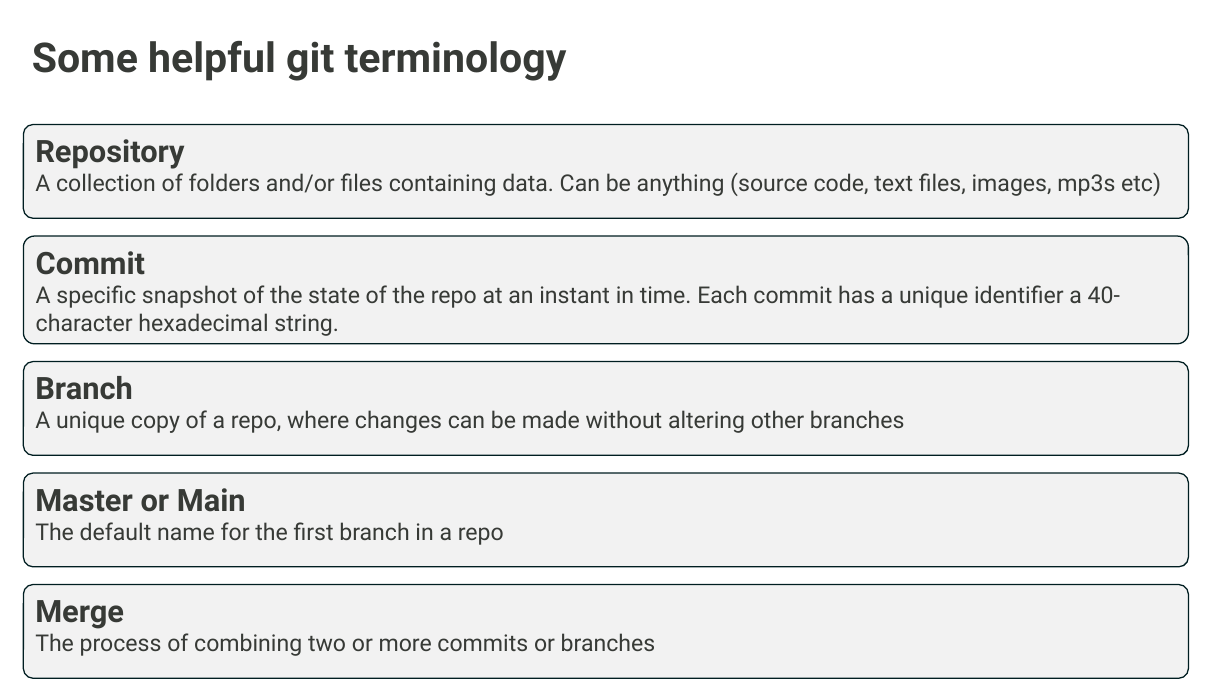
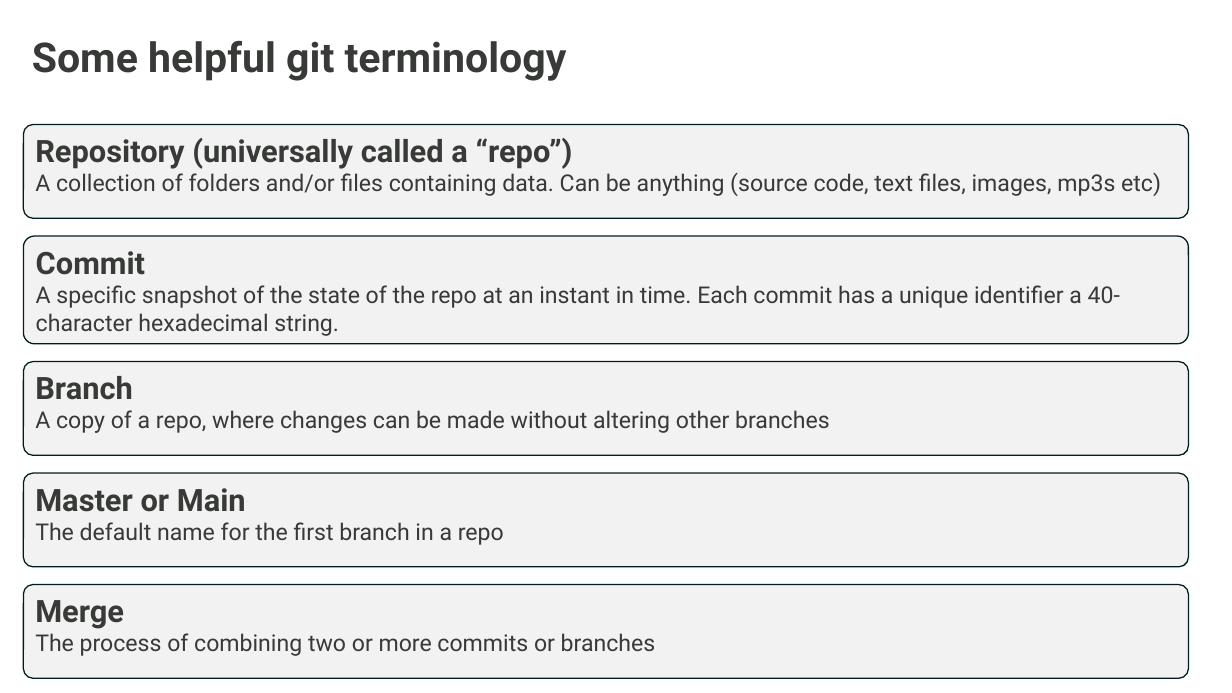
Before and after one commit to neutrons/ns-computation-tutorial, a slide deck: slide 4 of lectures/NXS_git_github_2026.pptx. Drawn at 1232x693 pixels with LibreOffice and Linux fonts; fonts in the diff are those of the drawing; background and template pictures are left out. Boxes give left, top, right and bottom in pixels: in the first picture for what was removed or moved away, otherwise in the second. Text is boxed around its words. In the diff, an @@ line names an element or a change of style, - is before the commit and + after.

```diff
--- a/lectures/NXS_git_github_2026.pptx
+++ b/lectures/NXS_git_github_2026.pptx
@@ text in rounded rectangle at (35, 138, 573, 169): text changed @@
-Repository
+Repository (universally called a “repo”)
@@ text in rounded rectangle at (35, 410, 830, 433): text changed @@
-A unique copy of a repo, where changes can be made without altering other branches
+A copy of a repo, where changes can be made without altering other branches
```
Also in this commit, not shown: 6 other slides changed, 1 other file.
